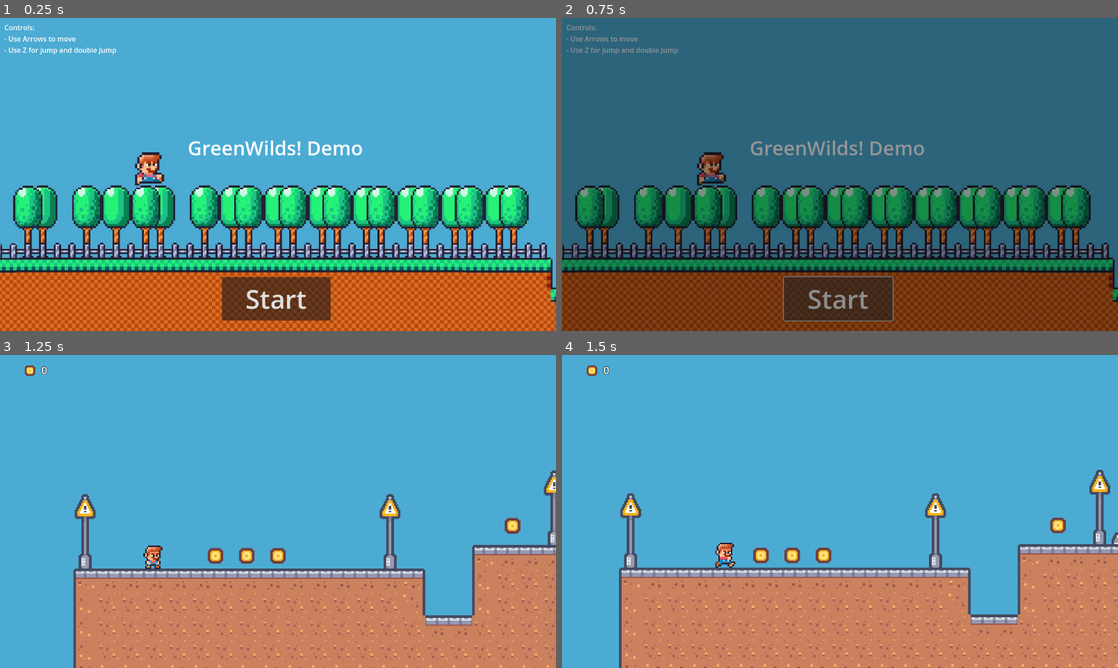
Above: before the commit, frames 1-4 (two rows, left to right).
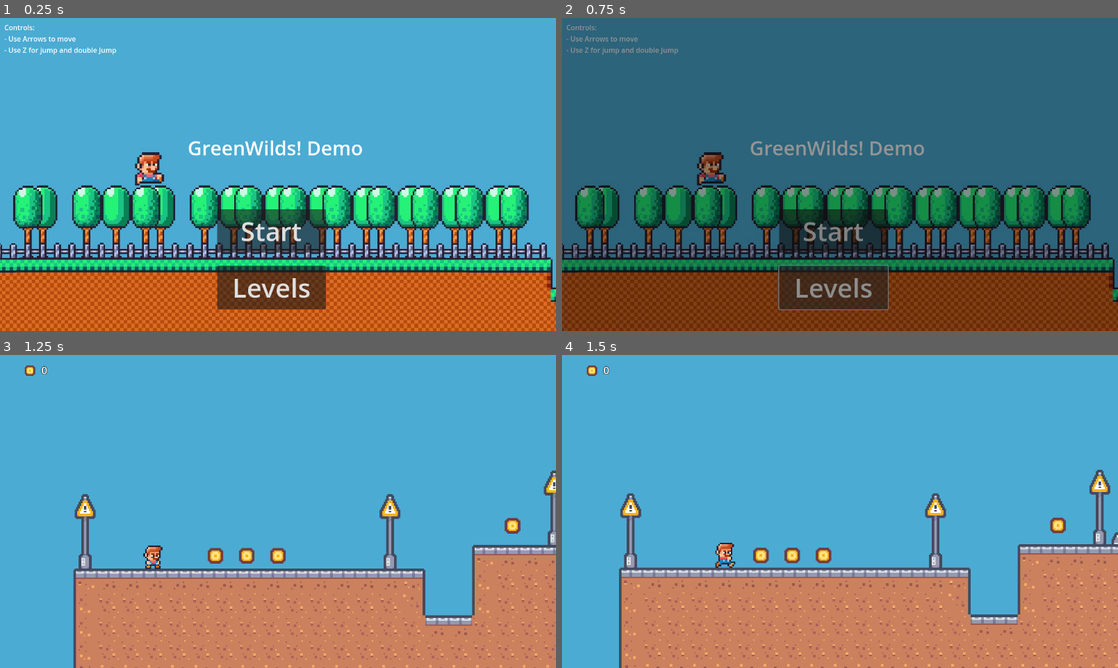
Above: after the commit, the same moments.

Repository: nperez9/learnPlatform
Game: Godot game, scene res://Scenes/UI/main_menu.tscn
Same seed, same stepped clock (60 frames per second), same inputs: the game is played once before the commit and once after it.
Inputs:
- Up to frame 1 (0.25 s): no input
- Up to frame 2 (0.75 s): click "Start" (after the commit: "Levels") at 0.5 s
- Up to frame 3 (1.25 s): no input
- Up to frame 4 (1.5 s): hold D (move_right) from 1.28 s (still down)

The runs differ from the first frame. In frame 1, 4.4% of the frame differs, in the area x 39-60%, y 61-97%; in frame 2, 4.2%; in frame 3, nothing differs; in frame 4, nothing differs.

Commit message:
feat: added stuff

Diff:
--- a/Scenes/UI/main_menu.tscn
+++ b/Scenes/UI/main_menu.tscn
@@ -68,12 +68,14 @@
 grow_vertical = 2
 script = ExtResource("1_netay")
 
-[node name="Backgorund" type="Sprite2D" parent="."]
+[node name="StartScreen" type="Control" parent="."]
+anchors_preset = 0
+
+[node name="Backgorund" type="Sprite2D" parent="StartScreen"]
 position = Vector2(713, 270)
 texture = ExtResource("1_e0chc")
 
-[node name="Title" type="Label" parent="."]
-layout_mode = 0
+[node name="Title" type="Label" parent="StartScreen"]
 offset_left = 432.0
 offset_top = 267.0
 offset_right = 837.0
@@ -83,8 +85,7 @@
 horizontal_alignment = 1
 vertical_alignment = 1
 
-[node name="Controls" type="Label" parent="."]
-layout_mode = 0
+[node name="Controls" type="Label" parent="StartScreen"]
 offset_left = 10.0
 offset_top = 10.0
 offset_right = 268.0
@@ -94,18 +95,66 @@
 - Use Z for jump and double Jump"
 label_settings = SubResource("LabelSettings_so534")
 
-[node name="StartButton" type="Button" parent="."]
-layout_mode = 0
-offset_left = 511.0
-offset_top = 596.0
-offset_right = 761.0
-offset_bottom = 696.0
+[node name="StartButton" type="Button" parent="StartScreen"]
+offset_left = 500.0
+offset_top = 440.0
+offset_right = 750.0
+offset_bottom = 540.0
 theme_override_font_sizes/font_size = 60
 text = "Start"
+
+[node name="LevelsButton" type="Button" parent="StartScreen"]
+offset_left = 500.0
+offset_top = 570.0
+offset_right = 750.0
+offset_bottom = 670.0
+theme_override_font_sizes/font_size = 60
+text = "Levels"
+
+[node name="LevelsControl" type="Control" parent="."]
+anchors_preset = 0
+
+[node name="BoxContainer" type="BoxContainer" parent="LevelsControl"]
+visible = false
+layout_mode = 0
+offset_left = 52.0
+offset_top = 40.0
+offset_right = 1247.0
+offset_bottom = 692.0
+alignment = 1
+vertical = true
+
+[node name="Level 1" type="Button" parent="LevelsControl/BoxContainer"]
+layout_mode = 2
+theme_override_font_sizes/font_size = 60
+text = "Lvl 1
+"
+
+[node name="Level 2" type="Button" parent="LevelsControl/BoxContainer"]
+layout_mode = 2
+theme_override_font_sizes/font_size = 60
+text = "Lvl 2 "
+
+[node name="Level 3" type="Button" parent="LevelsControl/BoxContainer"]
+layout_mode = 2
+theme_override_font_sizes/font_size = 60
+text = "Lvl 3
+"
+
+[node name="Level 4" type="Button" parent="LevelsControl/BoxContainer"]
+layout_mode = 2
+theme_override_font_sizes/font_size = 60
+text = "Lvl 4
+"
 
 [node name="AnimationPlayer" type="AnimationPlayer" parent="."]
 libraries = {
 "": SubResource("AnimationLibrary_iqyld")
 }
 
-[connection signal="pressed" from="StartButton" to="." method="_on_start_button_pressed"]
+[connection signal="pressed" from="StartScreen/StartButton" to="." method="_on_start_button_pressed"]
+[connection signal="pressed" from="StartScreen/LevelsButton" to="." method="_on_start_button_pressed"]
+[connection signal="pressed" from="LevelsControl/BoxContainer/Level 1" to="." method="_on_level_1_pressed"]
+[connection signal="pressed" from="LevelsControl/BoxContainer/Level 2" to="." method="_on_level_2_pressed"]
+[connection signal="pressed" from="LevelsControl/BoxContainer/Level 3" to="." method="_on_level_3_pressed"]
+[connection signal="pressed" from="LevelsControl/BoxContainer/Level 4" to="." method="_on_level_4_pressed"]
--- a/Scenes/UI/scripts/main_menu.gd
+++ b/Scenes/UI/scripts/main_menu.gd
@@ -8,3 +8,19 @@
 func _on_start_button_pressed():
 	## Todo: add some sounds to the button
 	$AnimationPlayer.play("dissapear")
+
+
+func _on_level_1_pressed():
+	pass # Replace with function body.
+
+
+func _on_level_2_pressed():
+	pass # Replace with function body.
+
+
+func _on_level_3_pressed():
+	pass # Replace with function body.
+
+
+func _on_level_4_pressed():
+	pass # Replace with function body.
